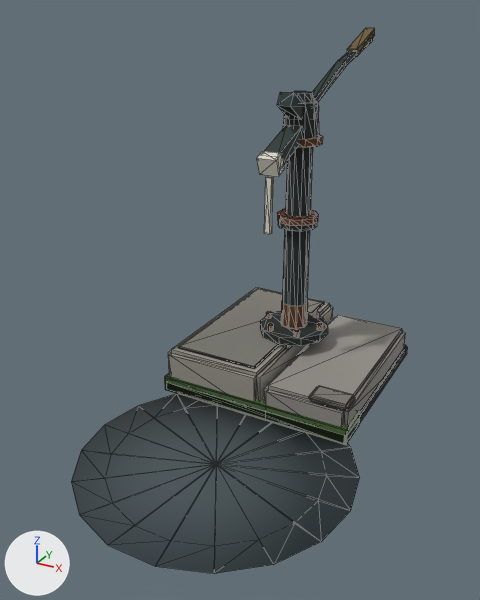
One commit to the glTF model public/assets/models/pump_cracked_v2.glb: the scene before it, then after it.
Camera for both pictures: a 50 mm camera at (1.21, -2.76, 1.72) aimed at (-0.06, -0.46, 0.56). Lighting does not change. The marker at lower left points along +X, +Y and +Z. The older version comes first. Mesh edges are drawn as thin lines. Where no turn or scale is listed for an object, it has been applied to the vertices. Vertices at exactly the same position are counted once.

Names of what the first picture shows: 'hb_main', 'hb_metal'.
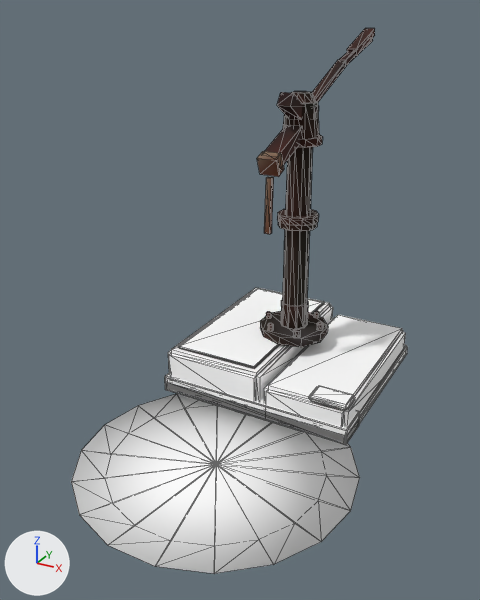
Where the newer file only moved an object's origin or applied its transform, the numbers keep the older frame.

Boxes (x1, y1, x2, y2) around the edits, measured in the pictures (480 x 600 px; the box of a moved part takes in the faces that stretch with it):
'hb_main', recoloured, reshaped (lighter)
    both: (71, 288, 408, 574)
part 1 of me_slab_a, moved or reshaped
    both: (178, 288, 324, 368)
part 2 of me_flange, recoloured
    both: (260, 38, 373, 346)
part 3 of me_flange, recoloured
    both: (257, 28, 375, 337)
part 4 of me_flange, recoloured
    both: (277, 134, 323, 329)

What changed in the scene script:
```text
Change mat_hb_main:
    where n0 = _N.new('ShaderNodeBsdfPrincipled'); n0.name = 'Principled BSDF'
    add n0.inputs[0].default_value = (1.0, 1.0, 1.0, 1.0)  # 'Base Color', white #ffffff
    remove n2 = _N.new('ShaderNodeVertexColor'); n2.name = 'Color Attribute'
    remove _L.new(n2.outputs[0], n0.inputs[0])  # 'Color' to 'Base Color'
Change me_slab_a:
    where me_slab_a.from_pydata(...)  # 250 vertices, 468 faces; spans x -0.58..0.58, y -0.95..0.95, z -0.13..0.13
    used by ob_hb_main; location = (0.05, -0.476, 0.102)
    me_slab_a part 1
    me_slab_a.vertices[100].co: (-0.47, 0.89, 0.13) -> (-0.46, 0.06, 0.13)  # pixel (257, 288) -> pixel (178, 345)
    me_slab_a.vertices[101].co: (-0.47, 0.06, 0.13) -> (-0.46, 0.89, 0.13)  # pixel (177, 346) -> pixel (258, 287)
    me_slab_a.vertices[102].co: (-0.46, 0.06, 0.13) -> (-0.47, 0.89, 0.13)  # pixel (178, 347) -> pixel (257, 288)
    me_slab_a.vertices[103].co: (-0.06, 0.06, 0.13) -> (-0.47, 0.06, 0.13)  # pixel (253, 367) -> pixel (177, 346)
    me_slab_a.vertices[104].co: (-0.06, 0.06, 0.13) -> (-0.46, 0.9, 0.13)  # pixel (254, 367) -> pixel (258, 288)
    me_slab_a.vertices[105].co: (-0.05, 0.06, 0.13) -> (-0.06, 0.9, 0.13)  # pixel (255, 367) -> pixel (324, 302)
    me_slab_a.vertices[106].co: (-0.05, 0.89, 0.13) -> (-0.06, 0.89, 0.13)  # pixel (324, 302) -> pixel (323, 302)
    me_slab_a.vertices[107].co: (-0.06, 0.89, 0.13) -> (-0.05, 0.89, 0.13)  # pixel (323, 302) -> pixel (324, 302)
    me_slab_a.vertices[108].co: (-0.06, 0.9, 0.13) -> (-0.06, 0.06, 0.13)  # pixel (324, 302) -> pixel (254, 367)
    me_slab_a.vertices[109].co: (-0.46, 0.9, 0.13) -> (-0.05, 0.06, 0.13)  # pixel (258, 288) -> pixel (255, 367)
    me_slab_a.vertices[110].co: (-0.46, 0.06, 0.13) -> (-0.06, 0.06, 0.13)  # pixel (178, 345) -> pixel (253, 367)
    me_slab_a.vertices[111].co: (-0.46, 0.89, 0.13) -> (-0.46, 0.06, 0.13)  # pixel (258, 287) -> pixel (178, 347)
Change me_flange:
    used by ob_hb_metal; location = (0.0, 0.261, 0.926)
    remove me_flange.from_pydata(...)  # 316 vertices, 540 faces; spans x -0.162..0.162, y -0.595..0.595, z -0.693..0.693
    add me_flange.from_pydata(...)  # 316 vertices, 540 faces; spans x -0.162..0.164, y -0.596..0.595, z -0.696..0.694
    me_flange part 2: 276 faces centred in x -0.162..0.162, y -0.565..0.59, z -0.693..0.651 are repainted in the vertex colours; the middle colour goes from black #222a2a to black #260d00
    me_flange part 3: 156 faces centred in x -0.152..0.152, y -0.586..0.591, z -0.654..0.682 are repainted in the vertex colours; the middle colour goes from brown #6c4026 to brown #381600
    me_flange part 4: 108 faces centred in x -0.093..0.093, y -0.352..-0.169, z -0.654..0.272 are repainted in the vertex colours; the middle colour goes from brown #5d381f to brown #2e0d00
    edits to the shape of me_flange do not show in these pictures
```
